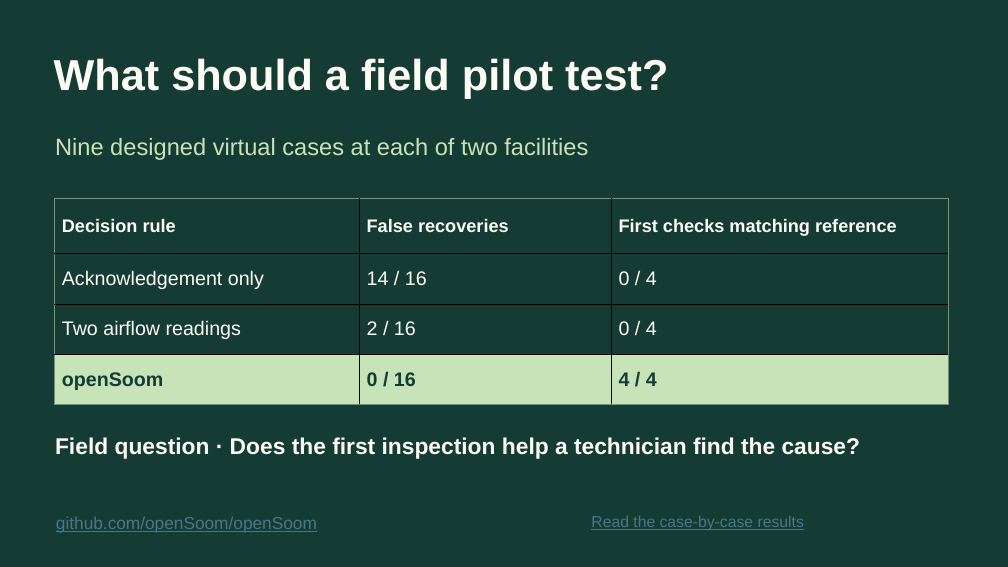
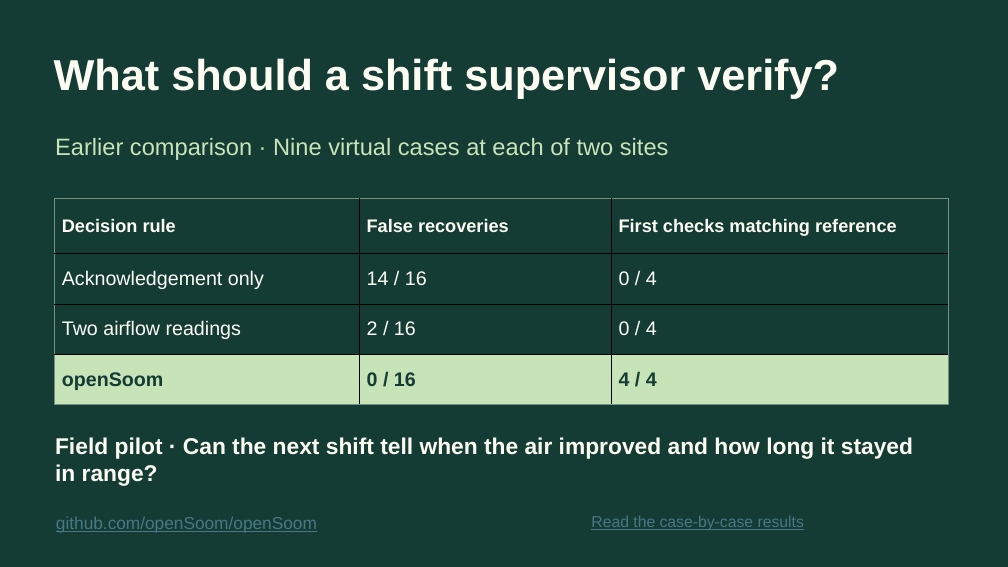
Before and after one commit to openSoom/openSoom, a slide deck: slide 10 of deliverables/presentation/openSoom-evaluation.pptx. Drawn at 1008x567 pixels with LibreOffice and Linux fonts; fonts in the diff are those of the drawing. Boxes give left, top, right and bottom in pixels: in the first picture for what was removed or moved away, otherwise in the second. Text is boxed around its words. In the diff, an @@ line names an element or a change of style, - is before the commit and + after.

Commit message:
Show how room air changed after ventilation, when targets were reached and how long readings held

```diff
--- a/deliverables/presentation/openSoom-evaluation.pptx
+++ b/deliverables/presentation/openSoom-evaluation.pptx
@@ text at [54,58,839,98]: text changed @@
-What should a field pilot test?
+What should a shift supervisor verify?
@@ text at [55,138,669,160]: text changed @@
-Nine designed virtual cases at each of two facilities
+Earlier comparison · Nine virtual cases at each of two sites
@@ text at [55,437,913,486]: text changed @@
-Field question · Does the first inspection help a technician find the cause?
+Field pilot · Can the next shift tell when the air improved and how long it stayed in range?
```
Also in this commit, not shown: 4 other slides changed, 2 slides added, 2 slides removed, 39 other files.
